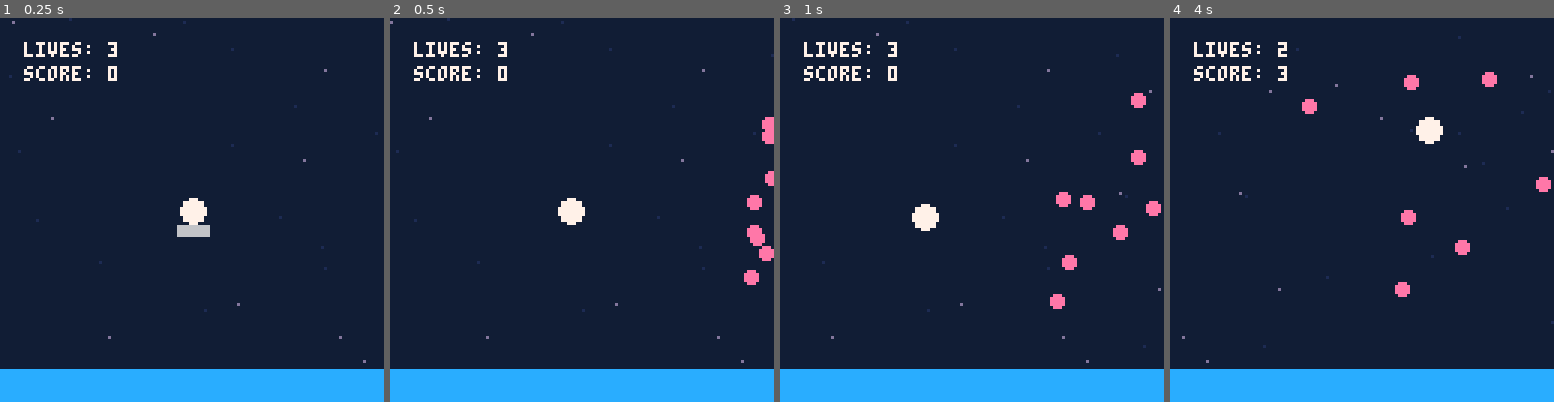
Above: before the commit, frames 1-4 (left to right).
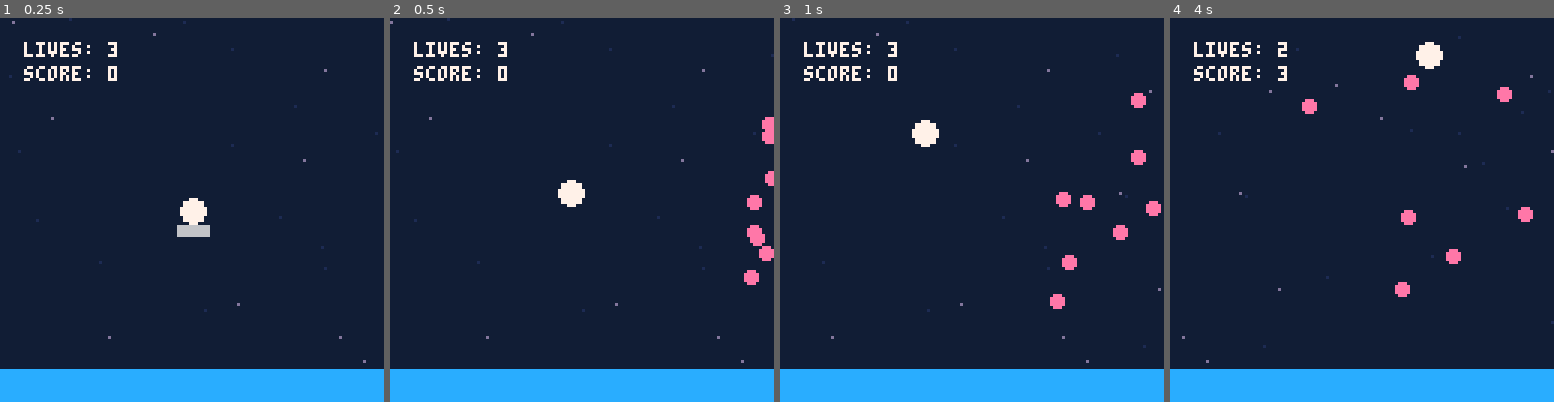
Above: after the commit, the same moments.

Repository: jmross/pico8-balloon-journey
Game: PICO-8 cartridge trip.p8
Two runs of this game, one before a commit and one after it. Both use one fixed random seed, a clock stepped at 60 frames per second and the inputs below.
Inputs:
- Up to frame 1 (0.25 s): no input
- Up to frame 2 (0.5 s): tap X (X key) at 0.33 s
- Up to frame 3 (1 s): tap O (Z key) at 0.7 s
- Up to frame 4 (4 s): tap X (X key) at 1.07, 1.85, 2.97 s; hold Right 1.6-2.1 s; tap O (Z key) every 0.4 s from 1.7 to 3.7 s; hold Up 2.15-2.42 s; hold Right 2.47-3.03 s; hold Left 3.08-3.58 s; hold Down 3.63-3.97 s

Frame 1 is identical in both runs. In frame 2, 0.6% of the frame differs, in the area x 43-51%, y 42-54%; in frame 3, 0.7%; in frame 4, 1.5%, in the area x 64-100%, y 6-65%.

Commit message:
Flap when starting game

Diff:
--- a/main.lua
+++ b/main.lua
@@ -82,8 +82,8 @@
 
 function _update()
   if not game.started then
-    if (btnp(4)) then game:start() end
-    if (btnp(5)) then game:start() end
+    if (btnp(4)) then game:start() player:flap() end
+    if (btnp(5)) then game:start() player:flap() end
   elseif not game.ended then
     game.timer += 1
     game.score += 1 / 30
